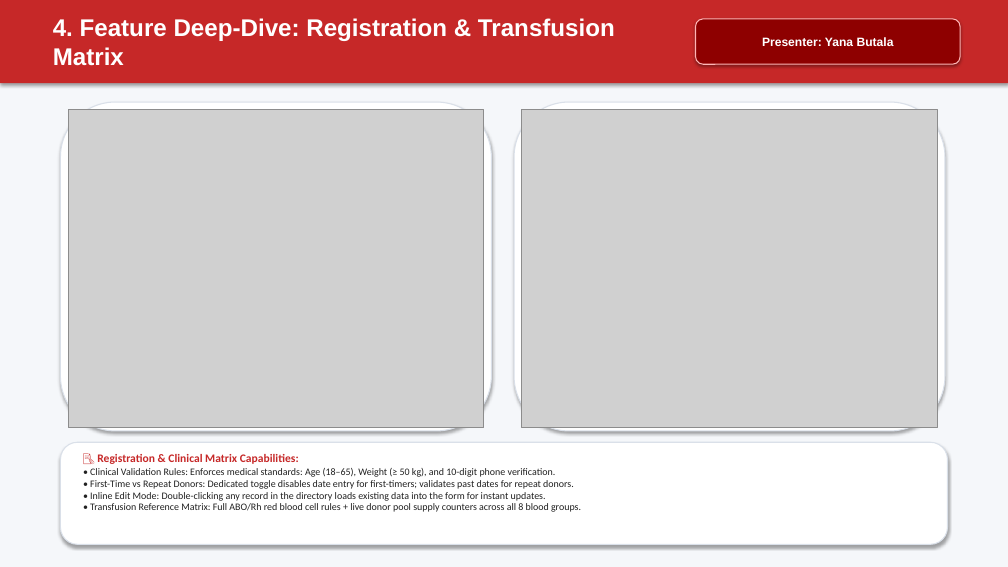
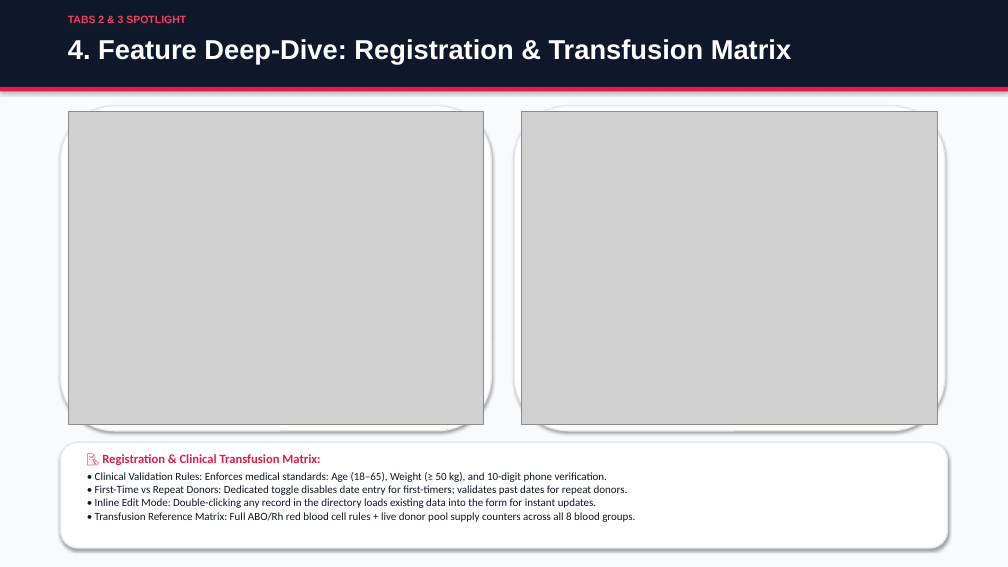
Before and after one commit to raghavmaheshwari-web/Blood-Bridge, a slide deck: slide 5 of BloodBridge_Presentation.pptx. Drawn at 1008x567 pixels with LibreOffice and Linux fonts; fonts in the diff are those of the drawing; grey boxes stand for pictures. Boxes give left, top, right and bottom in pixels: in the first picture for what was removed or moved away, otherwise in the second. Text is boxed around its words. In the diff, an @@ line names an element or a change of style, - is before the commit and + after.

Commit message:
Refine PPT theme to modern deep slate, update names/reg numbers, remove presenter tags, and enlarge text

```diff
--- a/BloodBridge_Presentation.pptx
+++ b/BloodBridge_Presentation.pptx
@@ background #F5F7FA to #F8FAFC @@
@@ rectangle: place and size @@
-rectangle at (0, 0, 1008, 83)
+rectangle at (0, 0, 1008, 87)
@@ rectangle at (0, 0, 1008, 87): fill #C62828 to #0F172A @@
@@ text "4. Feature Deep-Dive: Registration & ...": place and size @@
-text "4. Feature Deep-Dive: Registration & ..." at (53, 18, 615, 66)
+text "4. Feature Deep-Dive: Registration & ..." at (68, 39, 791, 64)
@@ text "4. Feature Deep-Dive: Registration & ..." at (68, 39, 791, 64): size 23 to 26 pt @@
@@ text added at (68, 15, 186, 23), 10 pt, text #F43F5E, bold @@
+TABS 2 & 3 SPOTLIGHT
@@ rounded rectangle removed at (696, 19, 960, 64) @@
-Presenter: Yana Butala
@@ rectangle added at (0, 87, 1008, 91), fill #E11D48 @@
@@ rounded rectangle: place and size @@
-rounded rectangle at (60, 102, 492, 431)
+rounded rectangle at (60, 106, 492, 431)
@@ rounded rectangle: place and size @@
-rounded rectangle at (514, 102, 945, 431)
+rounded rectangle at (514, 106, 945, 431)
@@ outline #DAE0E9 1 pt to #E2E8F0 1.2 pt in 3 elements at (60, 106, 492, 431), (514, 106, 945, 431), (60, 442, 948, 548) @@
@@ rounded rectangle: place and size @@
-rounded rectangle at (60, 442, 948, 544)
+rounded rectangle at (60, 442, 948, 548)
@@ text at (95, 472, 635, 522): size 9.5 to 10.5 pt, text colour #212121 to #0F172A @@
@@ text at (102, 454, 320, 465): text changed; size 11 to 12 pt; text colour #C62828 to #E11D48 @@
-📝 Registration & Clinical Matrix Capabilities:
+📝 Registration & Clinical Transfusion Matrix:
```
Also in this commit, not shown: 5 other slides changed, 2 other files.
